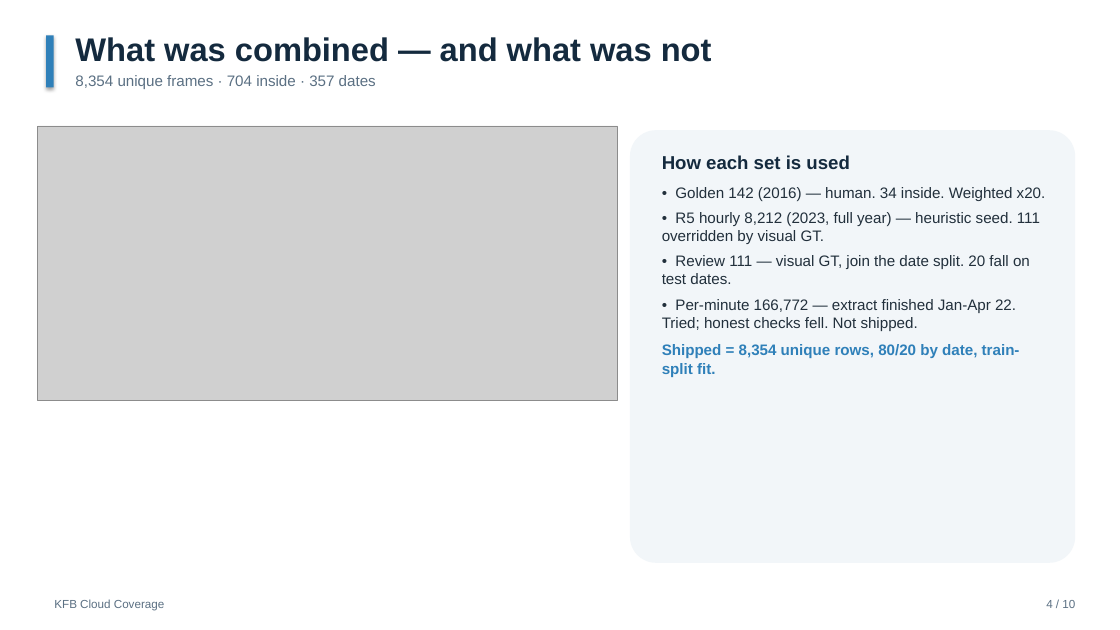
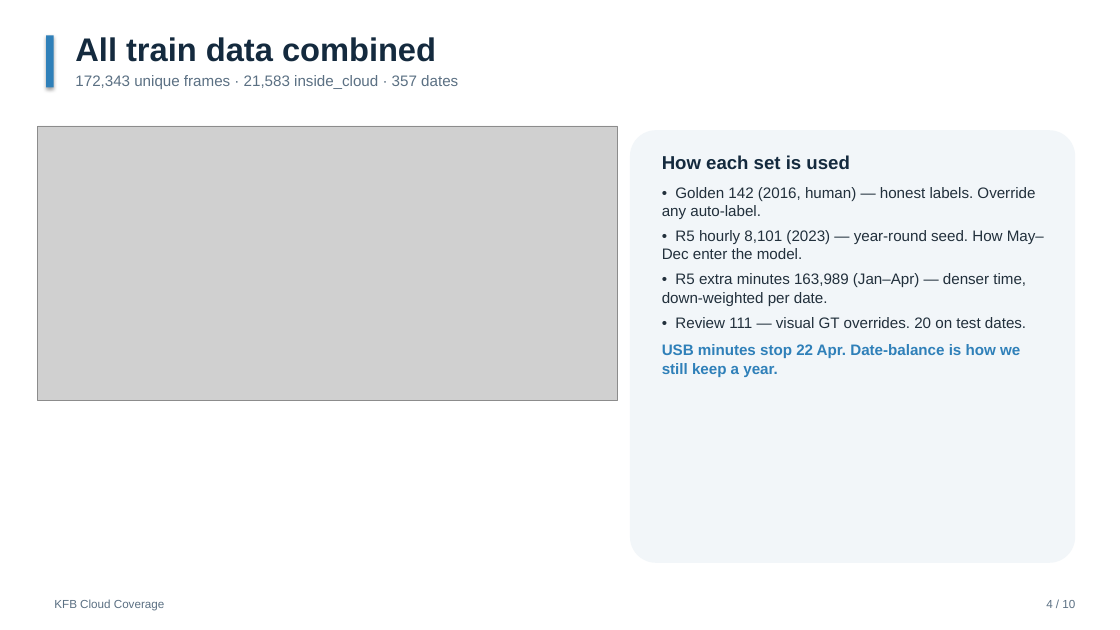
Before and after one commit to matthew169169/kfb-cloud-coverage, a slide deck: slide 4 of KFB_Process_Update.pptx. Drawn at 1120x630 pixels with LibreOffice and Linux fonts; fonts in the diff are those of the drawing; grey boxes stand for pictures. Boxes give left, top, right and bottom in pixels: in the first picture for what was removed or moved away, otherwise in the second. Text is boxed around its words. In the diff, an @@ line names an element or a change of style, - is before the commit and + after.

Commit message:
Present combined-data retrain: date-balanced holdout and process deck
Ship the 10-slide update PPT and docs against the 172,343-row combined
logreg (golden + hourly + Jan–Apr minutes + 111 visual overrides).

```diff
--- a/KFB_Process_Update.pptx
+++ b/KFB_Process_Update.pptx
@@ text at [75, 37, 458, 89]: text changed @@
-What was combined — and what was not
-8,354 unique frames · 704 inside · 357 dates
+All train data combined
+172,343 unique frames · 21,583 inside_cloud · 357 dates
@@ text at [662, 187, 1044, 377]: text changed @@
-• Golden 142 (2016) — human. 34 inside. Weighted x20.
-• R5 hourly 8,212 (2023, full year) — heuristic seed. 111 overridden by visual GT.
-• Review 111 — visual GT, join the date split. 20 fall on test dates.
-• Per-minute 166,772 — extract finished Jan-Apr 22. Tried; honest checks fell. Not shipped.
-Shipped = 8,354 unique rows, 80/20 by date, train-split fit.
+• Golden 142 (2016, human) — honest labels. Override any auto-label.
+• R5 hourly 8,101 (2023) — year-round seed. How May–Dec enter the model.
+• R5 extra minutes 163,989 (Jan–Apr) — denser time, down-weighted per date.
+• Review 111 — visual GT overrides. 20 on test dates.
+USB minutes stop 22 Apr. Date-balance is how we still keep a year.
```
Also in this commit, not shown: 8 other slides changed, 1 slide added, 1 slide removed, 6 other files.
